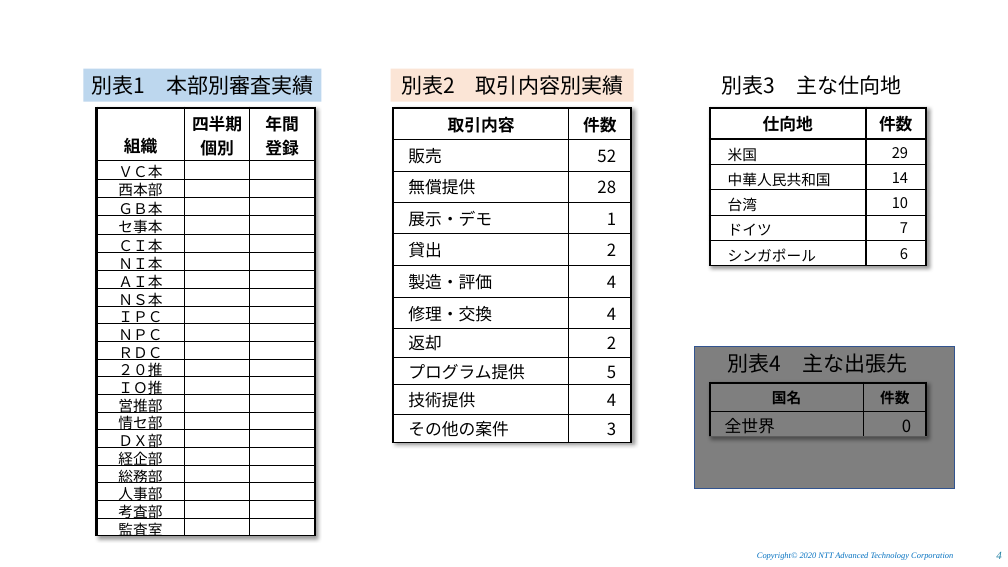
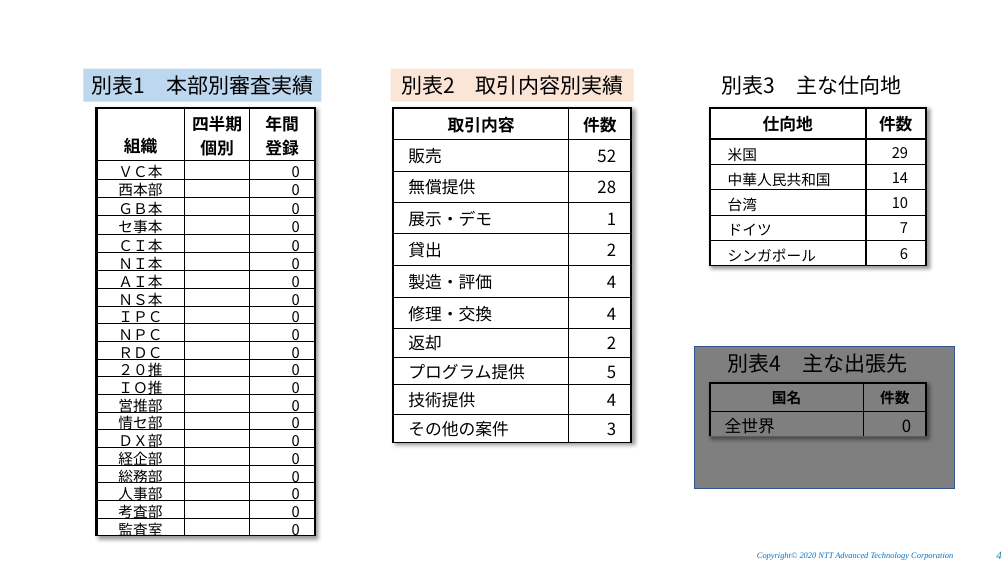
Before and after one commit to aokit/Excel_-, a slide deck: slide 4 of 集計枠.pptx. Drawn at 1008x567 pixels with LibreOffice and Linux fonts; fonts in the diff are those of the drawing; background and template pictures are left out. Boxes give left, top, right and bottom in pixels: in the first picture for what was removed or moved away, otherwise in the second. Text is boxed around its words. In the diff, an @@ line names an element or a change of style, - is before the commit and + after.

```diff
--- a/集計枠.pptx
+++ b/集計枠.pptx
@@ table at <box>97,107,315,541</box> @@
-row 2, column 3: 
+row 2, column 3: 0
-row 3, column 3: 
+row 3, column 3: 0
-row 4, column 3: 
+row 4, column 3: 0
-row 5, column 3: 
+row 5, column 3: 0
-row 6, column 3: 
+row 6, column 3: 0
-row 7, column 3: 
+row 7, column 3: 0
-row 8, column 3: 
+row 8, column 3: 0
-row 9, column 3: 
+row 9, column 3: 0
-row 10, column 3: 
+row 10, column 3: 0
-row 11, column 3: 
+row 11, column 3: 0
-row 12, column 3: 
+row 12, column 3: 0
-row 13, column 3: 
+row 13, column 3: 0
-row 14, column 3: 
+row 14, column 3: 0
-row 15, column 3: 
+row 15, column 3: 0
-row 16, column 3: 
+row 16, column 3: 0
-row 17, column 3: 
+row 17, column 3: 0
-row 18, column 3: 
+row 18, column 3: 0
-row 19, column 3: 
+row 19, column 3: 0
-row 20, column 3: 
+row 20, column 3: 0
-row 21, column 3: 
+row 21, column 3: 0
-row 22, column 3: 
+row 22, column 3: 0
```
Also in this commit, not shown: 3 other files.
